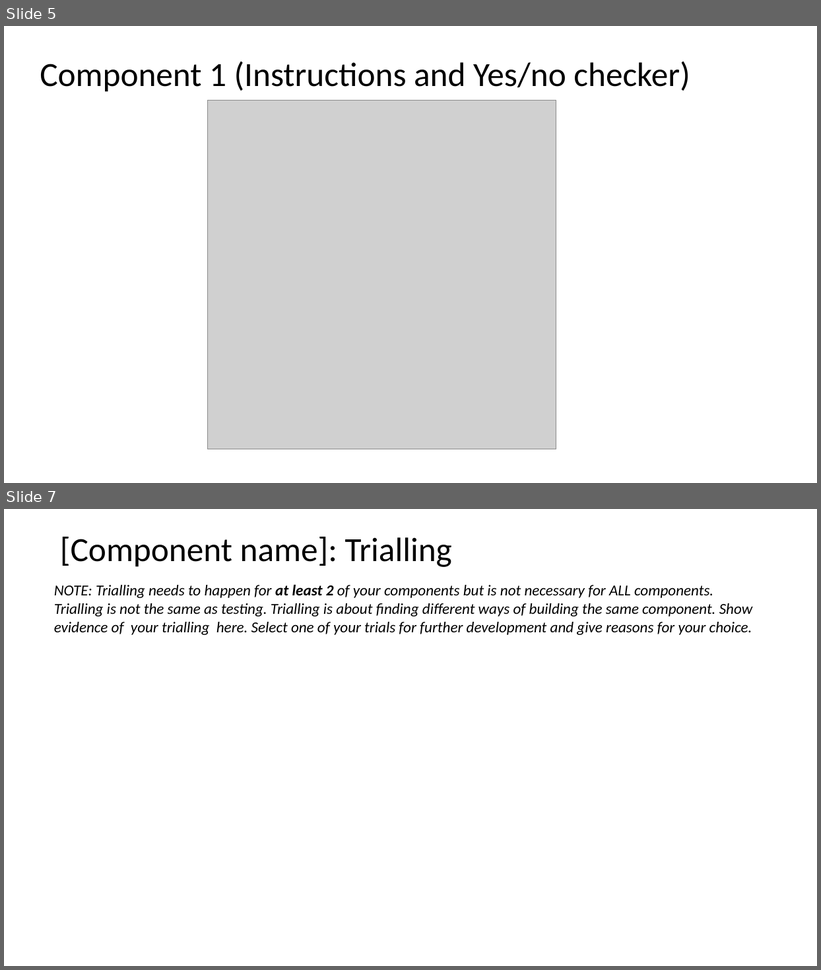
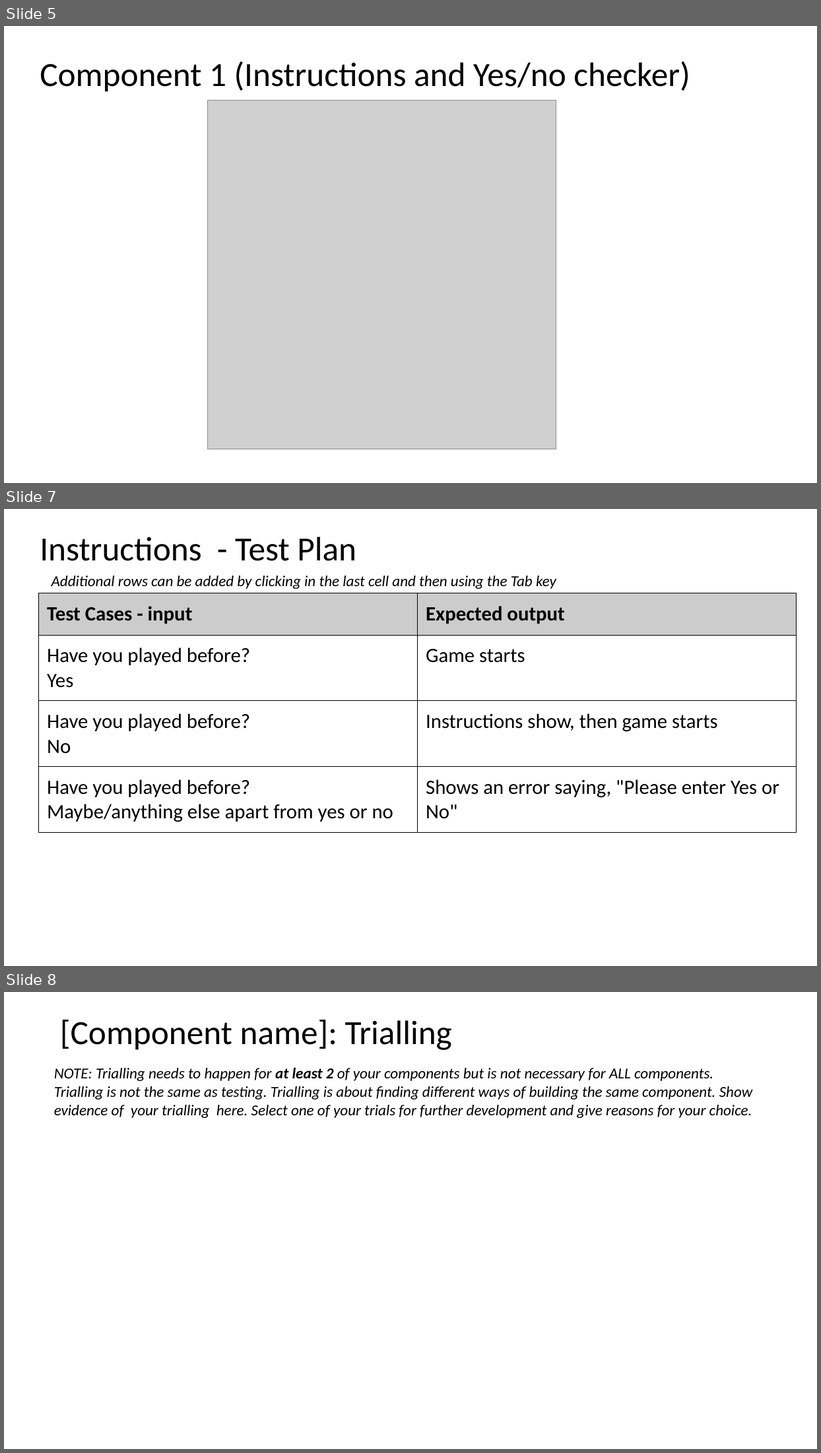
Before and after one commit to joshbatmiddleton/Lucky-Unicorn, a slide deck: Lucky Unicorn Documentation.pptx. Shown one above the other, each under a label of ours: slides 5 and 7 before the commit, slides 5, 7 and 8 after it; the slides between them are not shown. The pictures are 821x970 and 821x1453 pixels, drawn with LibreOffice and Linux fonts; fonts in the diff are those of the drawing; grey boxes stand for pictures. Boxes give left, top, right and bottom in pixels: in the first picture for what was removed or moved away, otherwise in the second. Text is boxed around its words. In the diff, an @@ line names an element or a change of style, - is before the commit and + after.

```diff
--- a/Lucky Unicorn Documentation.pptx
+++ b/Lucky Unicorn Documentation.pptx
@@ slide 7 added at <box>4,509,817,966</box>, background #FFFFFF @@
@@ title added at <box>40,537,356,561</box>, 40 pt, text #000000 @@
+Instructions - Test Plan
@@ text added at <box>52,576,556,589</box>, 18 pt, text #000000, italic @@
+Additional rows can be added by clicking in the last cell and then using the Tab key
@@ table added at <box>39,593,797,830</box>, 4 rows, 2 columns @@
+Test Cases - input | Expected output
+Have you played before? / Yes | Game starts
+Have you played before? / No | Instructions show, then game starts
+Have you played before? / Maybe/anything else apart from yes or no | Shows an error saying, "Please enter Yes or No"
@@ what was slide 7 is now slide 8 @@
```
Also in this commit, not shown: 1 slide changed.
